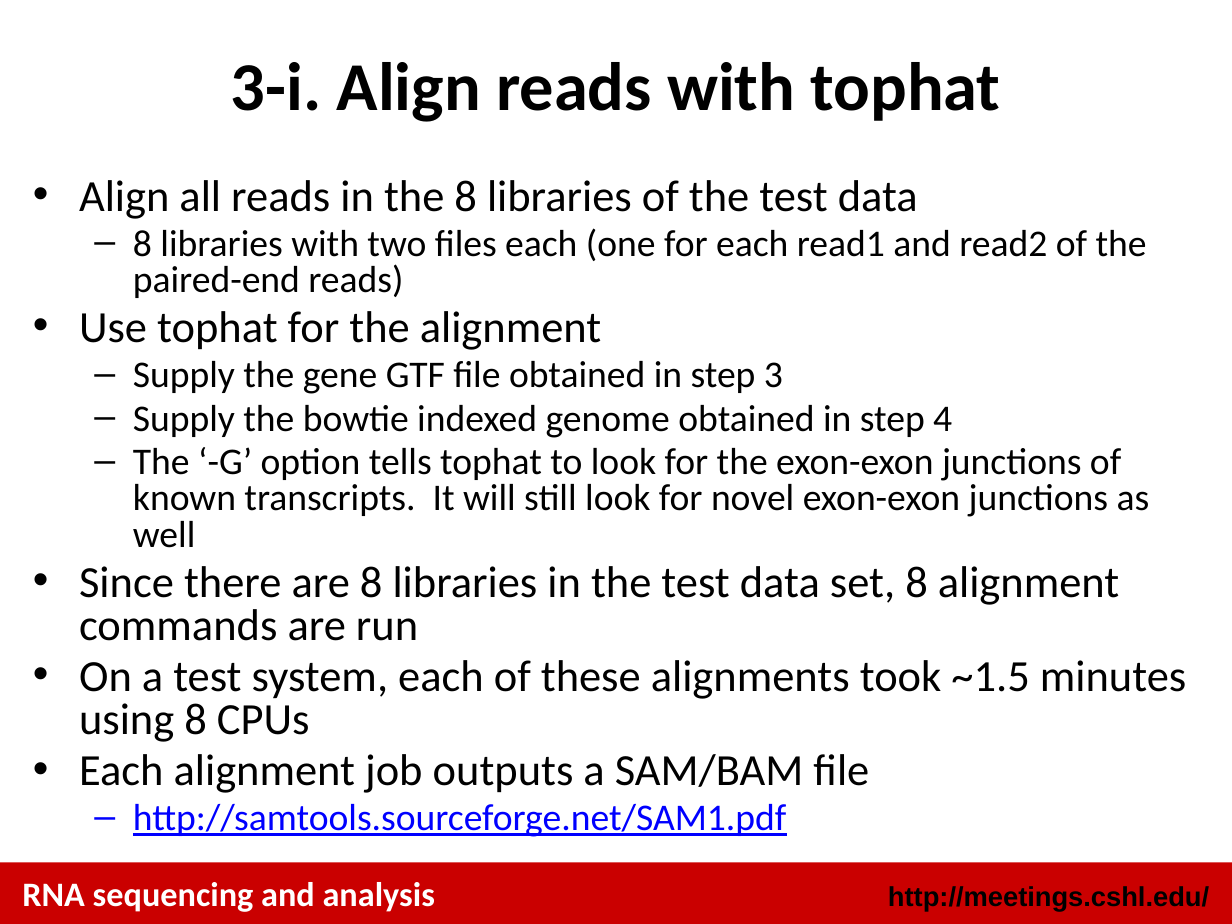
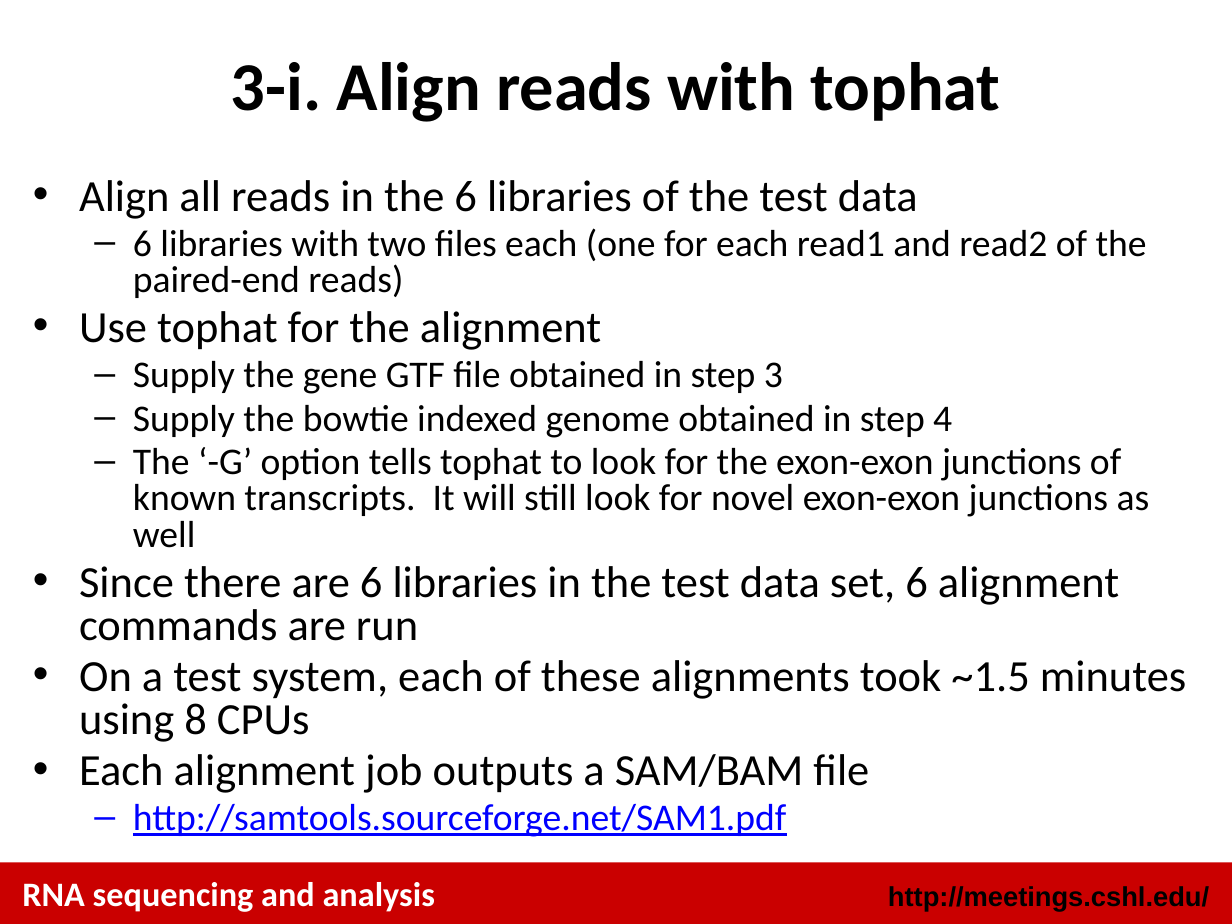
Before and after one commit to griffithlab/rnaseq_tutorial, a slide deck: slide 4 of lectures/cshl/2014/RNASeq_Module3_Tutorial.pptx. Drawn at 1232x924 pixels with LibreOffice and Linux fonts; fonts in the diff are those of the drawing. Boxes give left, top, right and bottom in pixels: in the first picture for what was removed or moved away, otherwise in the second. Text is boxed around its words. In the diff, an @@ line names an element or a change of style, - is before the commit and + after.

```diff
--- a/lectures/cshl/2014/RNASeq_Module3_Tutorial.pptx
+++ b/lectures/cshl/2014/RNASeq_Module3_Tutorial.pptx
@@ text at <box>79,180,1147,298</box>: text changed @@
-• Align all reads in the 8 libraries of the test data
-  – 8 libraries with two files each (one for each read1 and read2 of the paired-end reads)
+• Align all reads in the 6 libraries of the test data
+  – 6 libraries with two files each (one for each read1 and read2 of the paired-end reads)
@@ text at <box>79,566,1120,641</box>: text changed @@
-• Since there are 8 libraries in the test data set, 8 alignment commands are run
+• Since there are 6 libraries in the test data set, 6 alignment commands are run
```
Also in this commit, not shown: 1 other slide changed, 5 other files.
